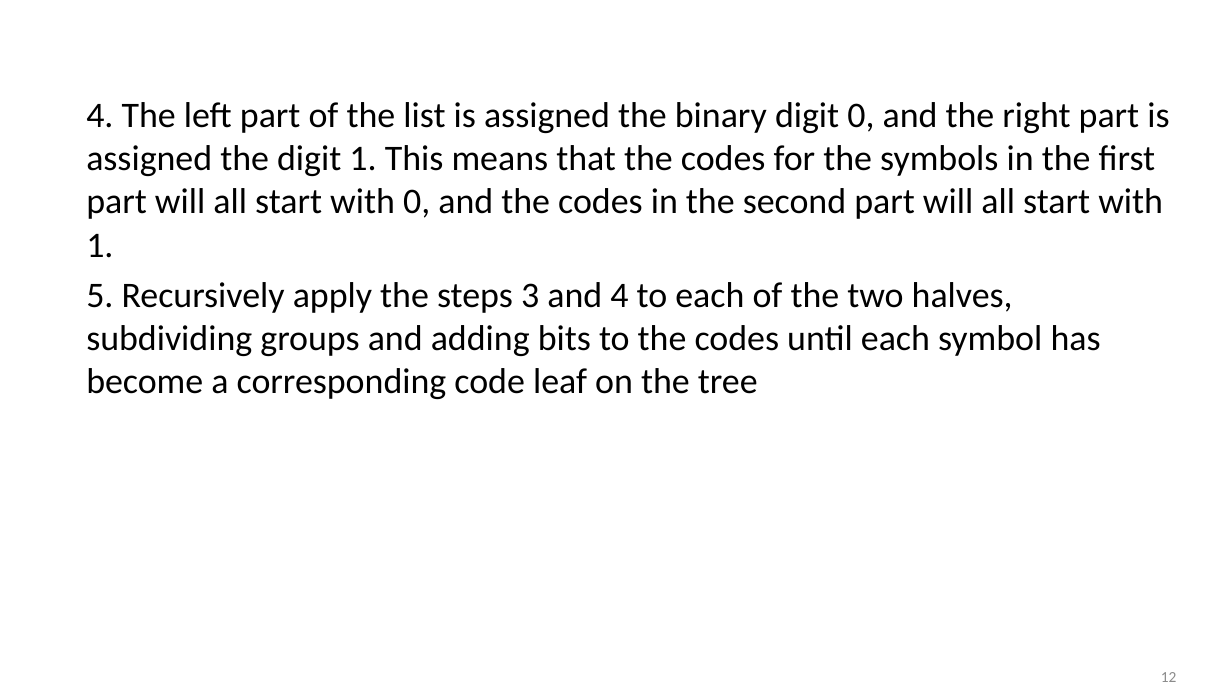
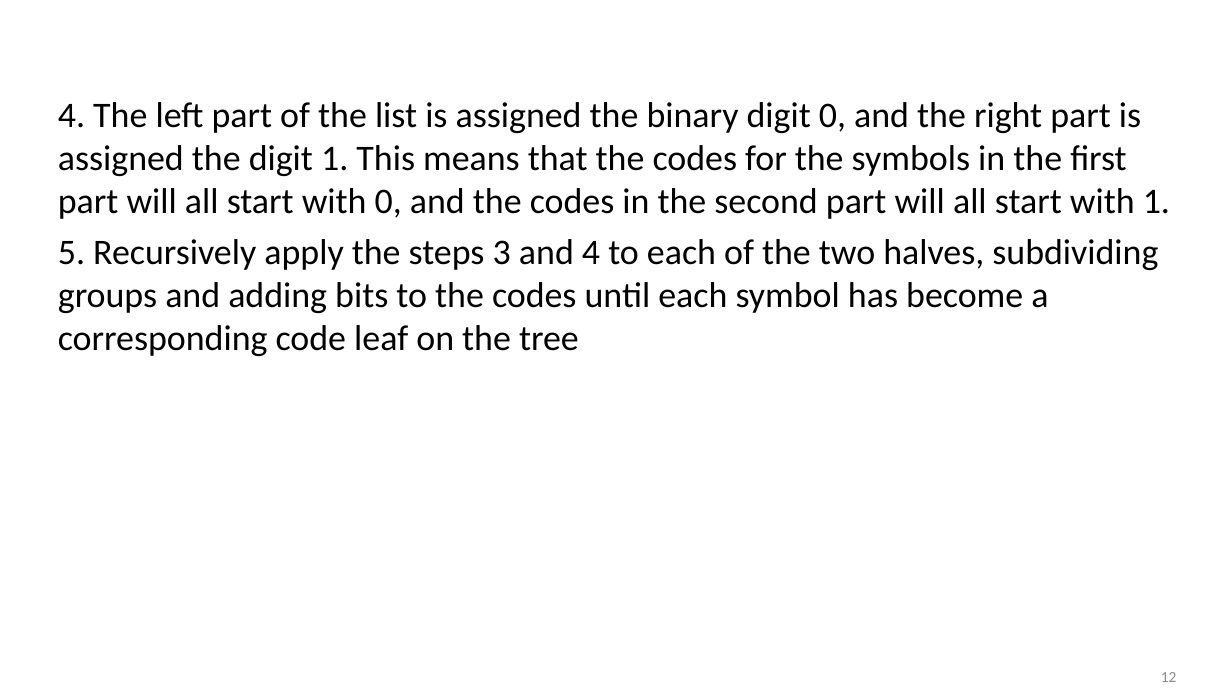
Before and after one commit to ashiagarwal73/Comparision-and-implementation-of-Compression-Algorithms, a slide deck: slide 12 of PodHandler.pptx. Drawn at 1232x693 pixels with LibreOffice and Linux fonts; fonts in the diff are those of the drawing; background and template pictures are left out. Boxes give left, top, right and bottom in pixels: in the first picture for what was removed or moved away, otherwise in the second. Text is boxed around its words. In the diff, an @@ line names an element or a change of style, - is before the commit and + after.

```diff
--- a/PodHandler.pptx
+++ b/PodHandler.pptx
@@ text "4. The left part of ..." rewrapped from (86, 102, 1169, 399) to (58, 102, 1170, 356) @@
```
Also in this commit, not shown: 8 other slides changed.
